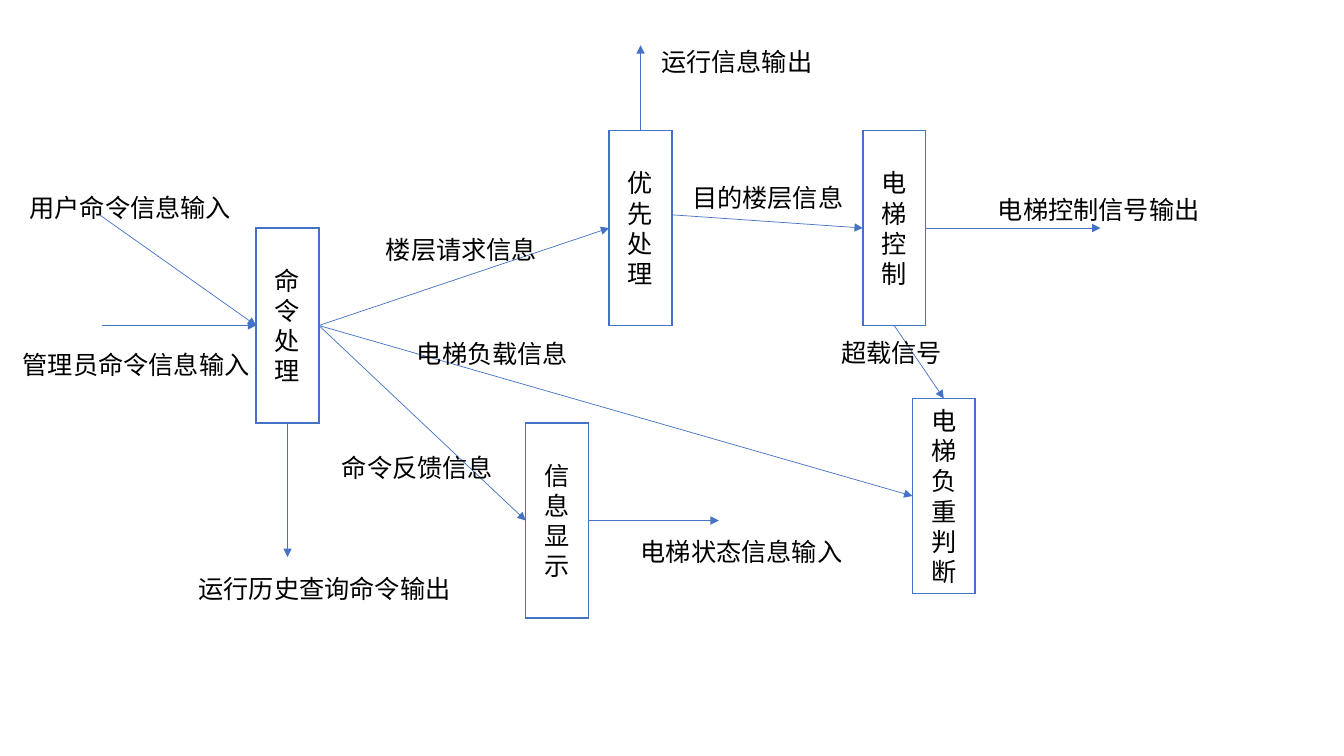
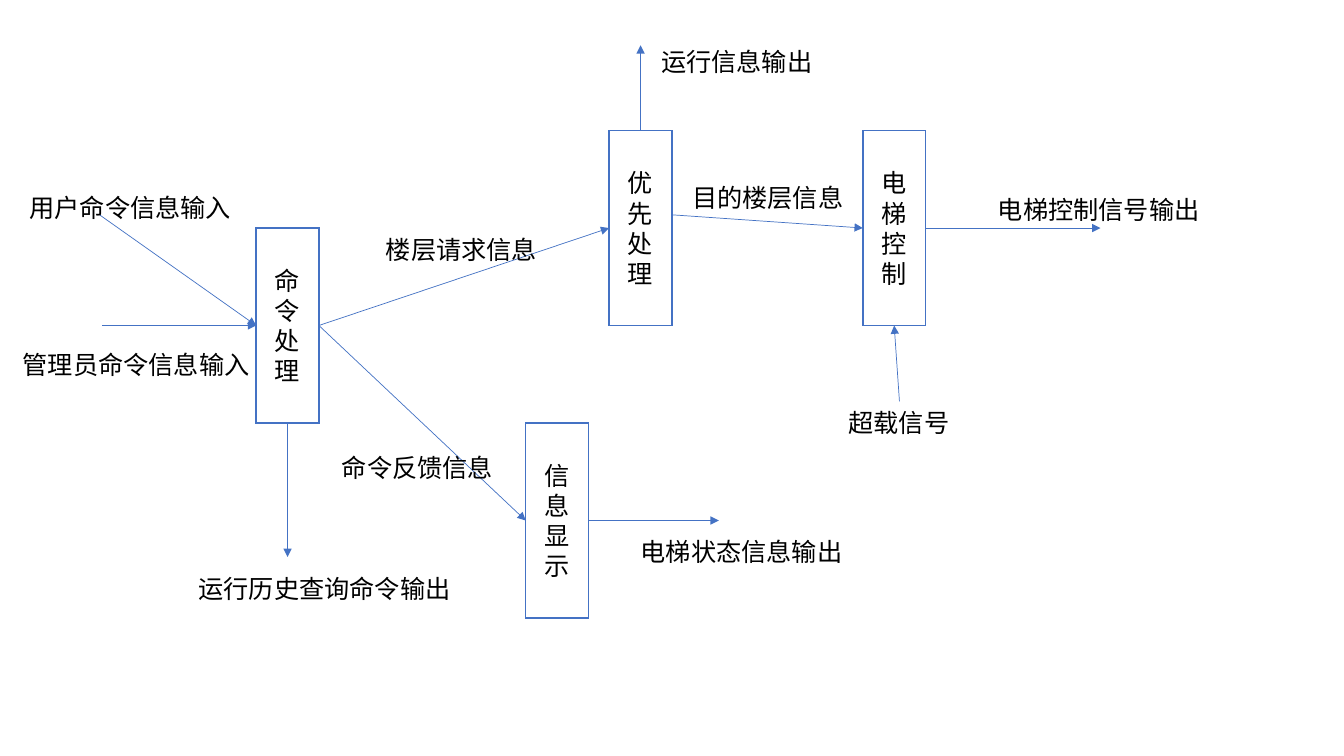
Before and after one commit to wygbuaa/Team1, a slide deck: slide 2 of 设计文档图.pptx. Drawn at 1344x756 pixels with LibreOffice and Linux fonts; fonts in the diff are those of the drawing. Boxes give left, top, right and bottom in pixels: in the first picture for what was removed or moved away, otherwise in the second. Text is boxed around its words. In the diff, an @@ line names an element or a change of style, - is before the commit and + after.

```diff
--- a/设计文档图.pptx
+++ b/设计文档图.pptx
@@ arrow removed from (319, 326) to (912, 496) @@
@@ arrow moved from (894, 326) - (944, 398) to (899, 401) - (894, 326) @@
@@ text removed at bbox=[417, 341, 568, 369] @@
-电梯负载信息
@@ text "超载信号" rewrapped from bbox=[841, 336, 942, 368] to bbox=[849, 410, 950, 434] @@
@@ rectangle removed at bbox=[912, 398, 975, 593] @@
-电梯负重判断
@@ text at bbox=[641, 539, 843, 563]: text changed @@
-电梯状态信息输入
+电梯状态信息输出
```
Also in this commit, not shown: 5 other slides changed, 4 slides added, 2 other files.
